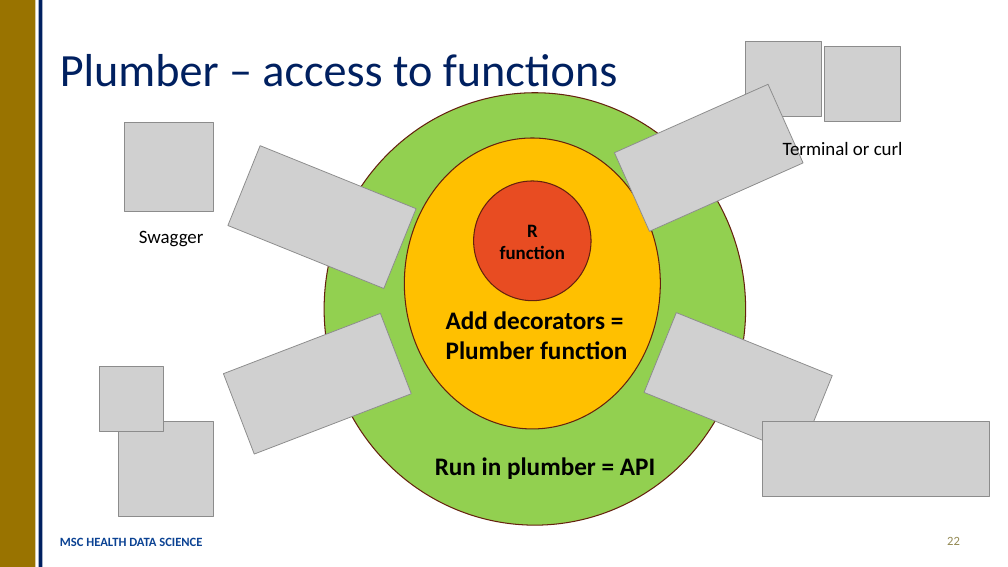
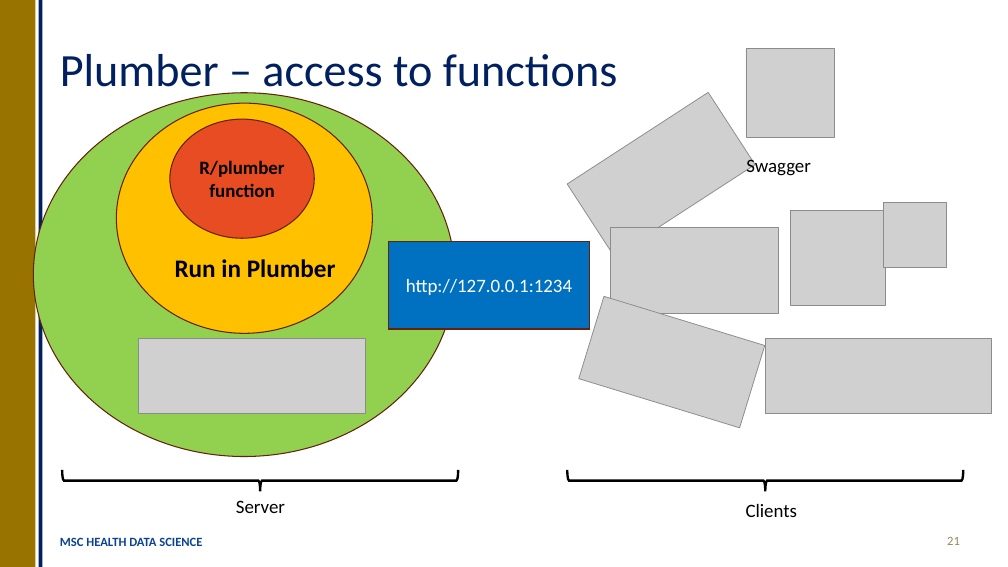
Before and after one commit to OllyButters/HDS-plumber, a slide deck: slide 21 of api_plumber_slides.pptx (slide 22 before the commit). Drawn at 1008x567 pixels with LibreOffice and Linux fonts; fonts in the diff are those of the drawing; grey boxes stand for pictures. Boxes give left, top, right and bottom in pixels: in the first picture for what was removed or moved away, otherwise in the second. Text is boxed around its words. In the diff, an @@ line names an element or a change of style, - is before the commit and + after.

```diff
--- a/api_plumber_slides.pptx
+++ b/api_plumber_slides.pptx
@@ picture: place and size @@
-picture at box(125, 123, 213, 211)
+picture at box(746, 48, 835, 137)
@@ picture removed at box(746, 42, 821, 117) @@
@@ picture removed at box(825, 46, 901, 122) @@
@@ picture removed at box(615, 84, 804, 231) @@
@@ ellipse: place and size @@
-ellipse at box(324, 93, 746, 526)
+ellipse at box(33, 93, 455, 457)
@@ ellipse: place and size @@
-ellipse at box(405, 138, 661, 430)
+ellipse at box(116, 103, 373, 333)
@@ ellipse "R/plumber function": place and size @@
-ellipse "R/plumber function" at box(474, 181, 591, 300)
+ellipse "R/plumber function" at box(170, 119, 315, 239)
@@ picture at box(568, 92, 756, 256): rotation 292 to 237 degrees @@
@@ text removed at box(783, 140, 903, 161) @@
-Terminal or curl
@@ text in ellipse at box(199, 160, 284, 197): text changed @@
-R function
+R/plumber function
@@ text "Swagger": place and size @@
-text "Swagger" at box(139, 230, 204, 247)
+text "Swagger" at box(746, 156, 811, 176)
@@ picture: place and size @@
-picture at box(100, 367, 163, 432)
+picture at box(883, 203, 947, 268)
@@ picture at box(611, 228, 779, 314): rotation 249 to 270 degrees @@
@@ picture: place and size @@
-picture at box(118, 421, 213, 516)
+picture at box(790, 210, 885, 306)
@@ text at box(175, 259, 336, 278): text changed @@
-Run in plumber = API
+Run in Plumber
@@ rectangle added at box(389, 241, 590, 329), fill #0070C0, outline #66210F 1 pt, 18 pt, text #FFFFFF @@
+http://127.0.0.1:1234
@@ picture at box(579, 296, 765, 428): rotation 292 to 287 degrees @@
@@ text removed at box(446, 311, 627, 360) @@
-Add decorators = Plumber function
@@ picture: place and size @@
-picture at box(762, 422, 989, 497)
+picture at box(138, 339, 365, 414)
@@ picture added at box(765, 339, 992, 414) @@
@@ right brace added at box(62, 470, 458, 492), outline #000000 2.25 pt @@
@@ right brace added at box(567, 470, 963, 492), outline #000000 2.25 pt @@
@@ text added at box(236, 500, 285, 513), 18 pt, text #000000 @@
+Server
@@ text added at box(746, 504, 798, 517), 18 pt, text #000000 @@
+Clients
@@ page number at box(947, 537, 960, 545): text changed @@
-22
+21
```
Also in this commit, not shown: 8 other slides changed, 1 slide removed, 1 other file.
